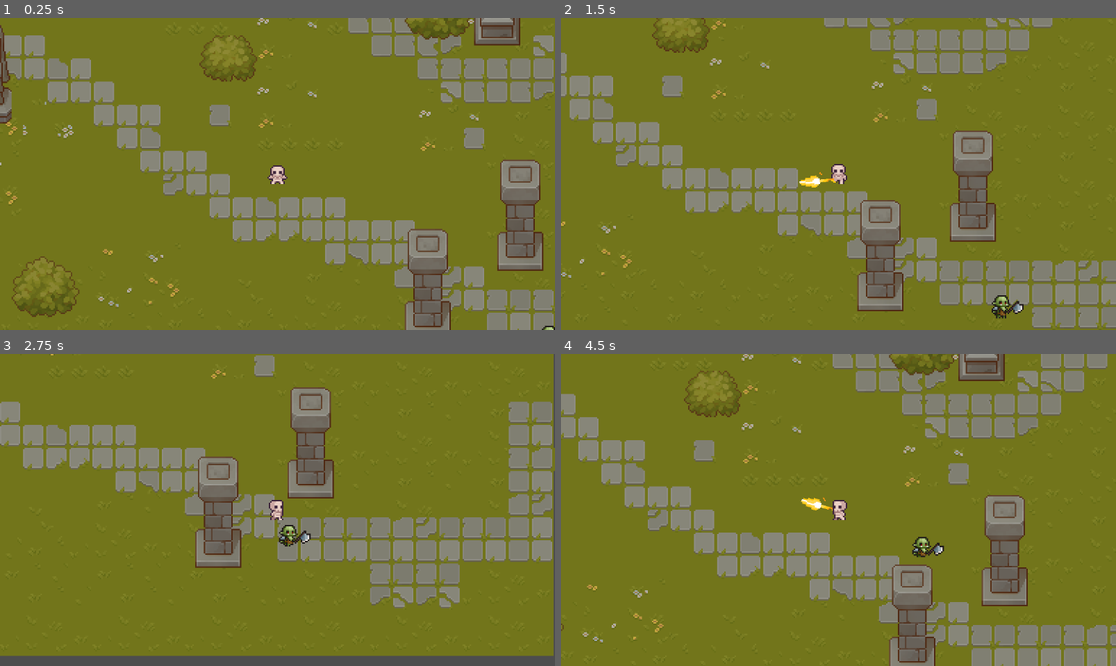
Above: before the commit, frames 1-4 (two rows, left to right).
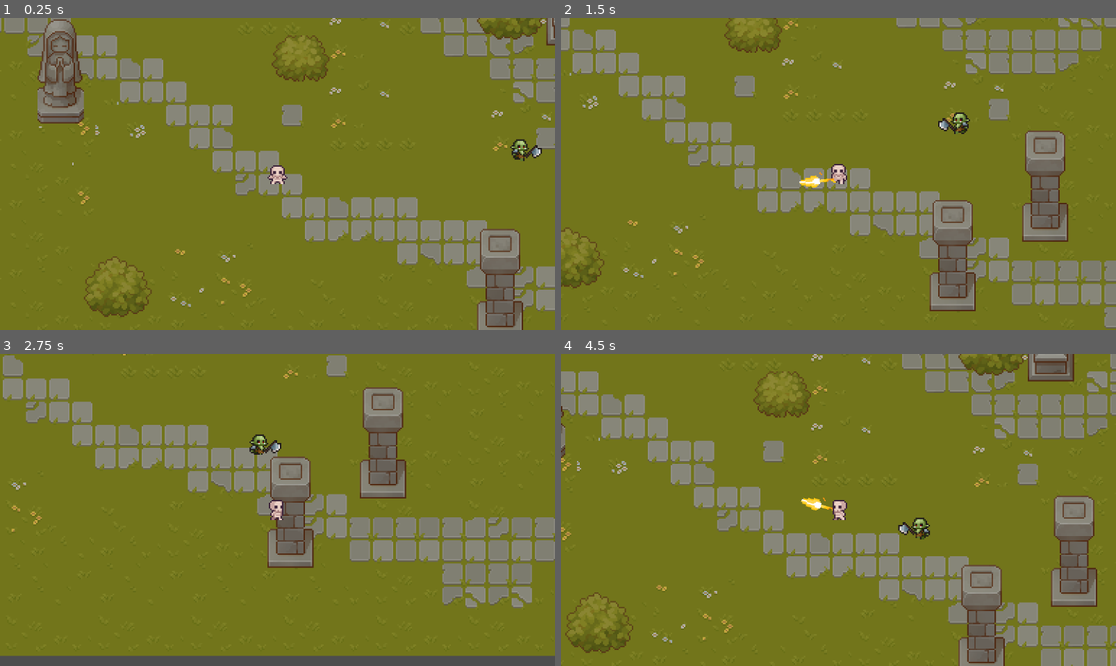
Above: after the commit, the same moments.

Repository: NOCTIS-Studio/warlocks
Game: Godot game, scene res://scenes/game.tscn
Same seed, same stepped clock (60 frames per second), same inputs: the game is played once before the commit and once after it.
Inputs (mouse positions are in pixels of both pictures, inside the frame that each line leads up to):
- Up to frame 1 (0.25 s): no input
- Up to frame 2 (1.5 s): move the mouse to (960, 158) at 0.52 s; hold D (move_right) 0.53-1.28 s; click (960, 158) at 0.6 s; move the mouse to (727, 189) at 1.27 s; hold S (move_down) from 1.28 s (still down); click (727, 189) at 1.35 s
- Up to frame 3 (2.75 s): move the mouse to (333, 441) at 2.02 s; release S (move_down) at 2.03 s; hold D (move_right) from 2.03 s (still down); click (333, 441) at 2.1 s
- Up to frame 4 (4.5 s): move the mouse to (810, 572) at 2.77 s; release D (move_right) at 2.78 s; hold W (move_up) 2.78-3.53 s; click (810, 572) at 2.85 s; move the mouse to (1005, 556) at 3.52 s; hold A (move_left) from 3.53 s (still down); click (1005, 556) at 3.6 s; move the mouse to (672, 463) at 4.27 s; click (672, 463) at 4.35 s

The runs differ from the first frame. In frame 1, 31% of the frame differs, in the area x 0-100%, y 0-100%; in frame 2, 30%; in frame 3, 25%; in frame 4, 32%.

Commit message:
change to movement and attack

Diff:
--- a/scenes/enemy.tscn
+++ b/scenes/enemy.tscn
@@ -154,9 +154,9 @@
 "duration": 1.0,
 "texture": SubResource("AtlasTexture_54h5i")
 }],
-"loop": true,
+"loop": false,
 "name": &"damage",
-"speed": 8.0
+"speed": 10.0
 }, {
 "frames": [{
 "duration": 1.0,
@@ -173,7 +173,7 @@
 }],
 "loop": false,
 "name": &"death",
-"speed": 5.0
+"speed": 8.0
 }, {
 "frames": [{
 "duration": 1.0,
@@ -196,7 +196,7 @@
 }],
 "loop": true,
 "name": &"heavyAttack",
-"speed": 6.0
+"speed": 8.0
 }, {
 "frames": [{
 "duration": 1.0,
@@ -271,46 +271,60 @@
 }],
 "loop": true,
 "name": &"move",
-"speed": 7.0
+"speed": 8.0
 }]
 
 [sub_resource type="CircleShape2D" id="CircleShape2D_qn2nm"]
-radius = 6.0
-
-[sub_resource type="CapsuleShape2D" id="CapsuleShape2D_7nup7"]
-radius = 8.0
-height = 18.0
+radius = 5.0
+
+[sub_resource type="CircleShape2D" id="CircleShape2D_dhicr"]
+radius = 9.05539
 
 [sub_resource type="CircleShape2D" id="CircleShape2D_cj6ot"]
-radius = 106.042
+radius = 109.0
+
+[sub_resource type="CircleShape2D" id="CircleShape2D_8tlof"]
+radius = 24.0832
 
 [node name="enemy" type="CharacterBody2D"]
+collision_layer = 2
 script = ExtResource("1_yjoub")
 
 [node name="AnimatedSprite2D" type="AnimatedSprite2D" parent="."]
 sprite_frames = SubResource("SpriteFrames_kcniq")
-animation = &"death"
-frame = 3
-frame_progress = 1.0
+animation = &"heavyAttack"
+frame_progress = 0.918343
 
 [node name="CollisionShape2D" type="CollisionShape2D" parent="."]
 visible = false
-position = Vector2(1, 2)
+position = Vector2(-1, 2)
 shape = SubResource("CircleShape2D_qn2nm")
+debug_color = Color(0.0180532, 0.593549, 0.733077, 0.42)
 metadata/_edit_group_ = true
 
 [node name="hitbox" type="Area2D" parent="."]
 visible = false
 
 [node name="CollisionShape2D" type="CollisionShape2D" parent="hitbox"]
-position = Vector2(1, -1)
-shape = SubResource("CapsuleShape2D_7nup7")
+shape = SubResource("CircleShape2D_dhicr")
 
 [node name="detectionArea" type="Area2D" parent="."]
+visible = false
 
 [node name="CollisionShape2D" type="CollisionShape2D" parent="detectionArea"]
 shape = SubResource("CircleShape2D_cj6ot")
+
+[node name="Timer" type="Timer" parent="."]
+autostart = true
+
+[node name="attackRange" type="Area2D" parent="."]
+
+[node name="CollisionShape2D" type="CollisionShape2D" parent="attackRange"]
+shape = SubResource("CircleShape2D_8tlof")
 
 [connection signal="area_entered" from="hitbox" to="." method="_on_hitbox_area_entered"]
 [connection signal="body_entered" from="detectionArea" to="." method="_on_detection_area_body_entered"]
 [connection signal="body_exited" from="detectionArea" to="." method="_on_detection_area_body_exited"]
+[connection signal="timeout" from="Timer" to="." method="_on_timer_timeout"]
+[connection signal="body_entered" from="attackRange" to="." method="_on_attack_range_body_entered"]
+[connection signal="body_exited" from="attackRange" to="." method="_on_attack_range_body_exited"]
--- a/scenes/game.tscn
+++ b/scenes/game.tscn
@@ -1767,6 +1767,7 @@
 script = ExtResource("1_s58f6")
 
 [node name="Player" parent="." instance=ExtResource("1_yh865")]
+position = Vector2(-50, 0)
 
 [node name="Camera2D" type="Camera2D" parent="Player"]
 zoom = Vector2(3, 3)
@@ -1786,4 +1787,10 @@
 
 [node name="enemy" parent="." instance=ExtResource("9_skd76")]
 top_level = true
-position = Vector2(187, 113)
+position = Vector2(117, -16)
+
+[node name="wall" type="StaticBody2D" parent="."]
+
+[node name="CollisionPolygon2D" type="CollisionPolygon2D" parent="wall"]
+position = Vector2(1, 1)
+polygon = PackedVector2Array(336, 176, 335, -145, -289, -145, -289, 175, 336, 176, 374, 193, -294, 201, -318, 189, -320, -165, -92, -181, 339, -171, 371, -160, 374, 193)
--- a/scripts/enemy.gd
+++ b/scripts/enemy.gd
@@ -1,53 +1,121 @@
 extends CharacterBody2D
 
 
-var speed = 50
-var heatlh = 100
+var speed = 45
+var health = 100
 var attackDmg = 5
 var dead = false
-var takingDmg = false
-var player_in_area = false
+var taking_dmg =false
+var state
+var dir : Vector2
 var player
+var spawn_position: Vector2
+
 
 func _ready() -> void:
-	dead = false
-
+	state= "patrol"
+	spawn_position = position
 
 func _physics_process(delta: float) -> void:
-	if !dead and !takingDmg:
+	if( spawn_position.distance_to(position) > 200 and state=="patrol"):
+		state= "return"
+	if !dead and !taking_dmg:
 		$detectionArea/CollisionShape2D.disabled = false
-		if player_in_area:
-			position += (player.position - position) /speed
-			$AnimatedSprite2D.play("move")
-		else:
-			$AnimatedSprite2D.play("idle")
+		match state:
+			"patrol":
+				velocity += dir*speed*delta
+				move_and_slide()
+				handle_animation()
+			"chase":
+				velocity = position.direction_to(player.position)*speed
+				dir.x = abs(velocity.x)/ velocity.x
+				move_and_slide()
+				handle_animation()
+			"return":
+				if(spawn_position.distance_to(position)<5):
+					state = "idle"
+				velocity = position.direction_to(spawn_position)*speed
+				dir.x = abs(velocity.x)/ velocity.x
+				move_and_slide()
+				handle_animation()
+			"attack":
+				_attack_player()
+			"idle":
+				_idle()
 	else:
 		$detectionArea/CollisionShape2D.disabled = true
 
+func _attack_player():
+	player.take_dmg_player()
+	$AnimatedSprite2D.play("heavyAttack")
+	await get_tree().create_timer(0.6).timeout
+
+
+func _idle():
+	$AnimatedSprite2D.play("idle")
+	await get_tree().create_timer( choose([1 , 2, 3,4])).timeout
+	state = "patrol"
+
+func handle_animation():
+	var animated_Sprite = $AnimatedSprite2D
+	animated_Sprite.play("move")
+	animated_Sprite.flip_h = (dir.x == -1)
+
 func _on_detection_area_body_entered(body: Node2D) -> void:
-	if body.has_method("player"):
-		player_in_area = true
+	if body.has_method("take_dmg_player"):
+		state = "chase"
 		player = body
 
 func _on_detection_area_body_exited(body: Node2D) -> void:
-	if body.has_method("player"):
-		player_in_area = false
+	if body.has_method("take_dmg_player"):
+		state = "patrol"
 
 func _on_hitbox_area_entered(area: Area2D) -> void:
-	if area.has_method("deal_damage"):
-		take_damage(25)
+	if area.has_method("deal_damage") and !dead:
+		take_damage(20)
 
-func take_damage(dmg):
-	heatlh-= dmg
-	takingDmg =true
+func take_damage(dmg: int):
+	health -= dmg
+	taking_dmg = true
 	$AnimatedSprite2D.play("damage")
-	await get_tree().create_timer(0.5).timeout
-	takingDmg =false
-	if heatlh <=0 and !dead:
-		killEnemy()
+	await get_tree().create_timer(0.3).timeout
+	taking_dmg = false
+	if health <= 0 and not dead:
+		kill_enemy()
 
-func killEnemy():
+func kill_enemy():
 	dead = true
 	$AnimatedSprite2D.play("death")
 	await get_tree().create_timer(1).timeout
 	queue_free()
+
+
+func _on_timer_timeout() -> void:
+	$Timer.wait_time = choose([0.5 , 0.75 , 1, 1.4 ])
+	if state =="patrol":
+		dir=choose([Vector2.RIGHT, Vector2.LEFT,Vector2.UP, Vector2.DOWN])
+
+func choose(array):
+	array.shuffle()
+	return array.front()
+
+func _on_attak_range_body_entered(body: Node2D) -> void:
+	if body.has_method("take_dmg_player"):
+		print('hola')
+		state = "attack"
+		player = body
+
+func _on_attak_range_body_exited(body: Node2D) -> void:
+	if body.has_method("take_dmg_player"):
+		state = "chase"
+
+
+func _on_attack_range_body_entered(body: Node2D) -> void:
+	if body.has_method("take_dmg_player"):
+		print('hola')
+		state = "attack"
+		player = body
+
+func _on_attack_range_body_exited(body: Node2D) -> void:
+	if body.has_method("take_dmg_player"):
+		state = "chase"
--- a/scripts/player.gd
+++ b/scripts/player.gd
@@ -4,6 +4,7 @@
 
 @export var Bullet: PackedScene
 const SPEED = 100.0
+var health = 200
 var current_dir = "none"
 @onready var animated_sprite_2d: AnimatedSprite2D = $AnimatedSprite2D
 @onready var end_of_wand: Marker2D = $EndOfWand
@@ -84,5 +85,5 @@
 	bullet_instace.set_direction(direction_to_mouse)
 
 #Function to detect players as enemies
-func player():
-	pass
+func take_dmg_player():
+	print("me pego un orco")
Not shown: 1 places in scenes/enemy.tscn that only renumber resources
